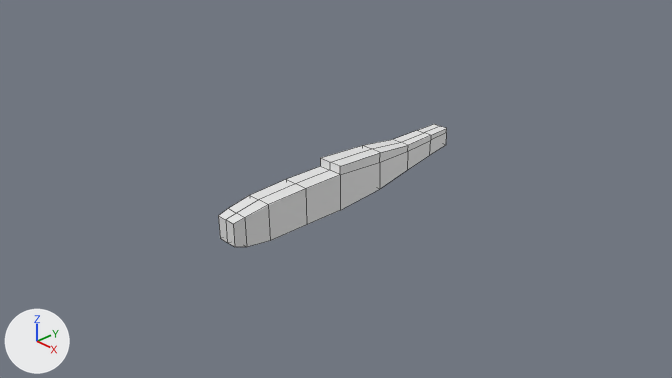
What one commit did to the Blender file spitfire-airplane/spitfire-airplane.blend.
Both versions are drawn from the file's camera 'Camera'. Arrows for +X, +Y and +Z are at lower left; the lights stay in place. Mesh edges are drawn as thin lines.
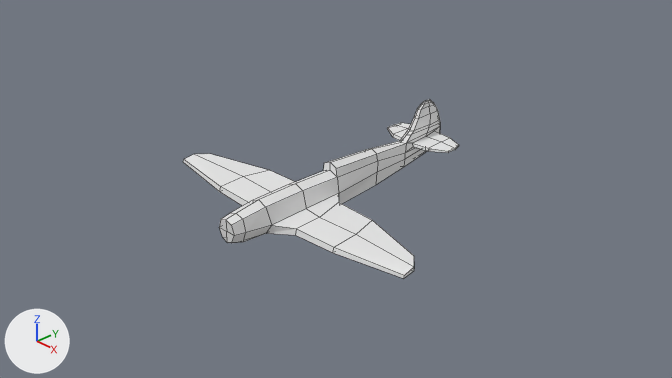
Boxes (x1, y1, x2, y2) around the edits, measured in the pictures (672 x 378 px):
'Cube', reshaped (20% wider, 45% taller)
    before: (218, 124, 447, 247)
    after: (183, 99, 459, 278)

The change in detail:
me_cube is used by ob_cube; location (0.009, -0.359, -0.02); scale (0.0882, 0.368, 0.368).
me_cube had 43 vertices, 32 faces and spanned x 0.0..1.92, y -3.51..6.13, z -0.65..0.93.
me_cube now has 120 vertices, 102 faces and spans x 0.0..21.96, y -3.51..6.12, z -0.65..1.84.
Part 1, on me_cube:
3 vertices are removed from x 1.23..1.72, y 2.6..6.12, z 0.48..0.64.
15 faces are deleted.
24 vertices move from x 0.0..1.92, y -3.51..6.13, z -0.65..0.93 to x 0.0..1.37, y -3.51..5.97, z -0.58..0.94.
80 vertices are added at x 0.0..21.96, y -3.5..6.12, z -0.46..1.84.
85 new faces join them.
